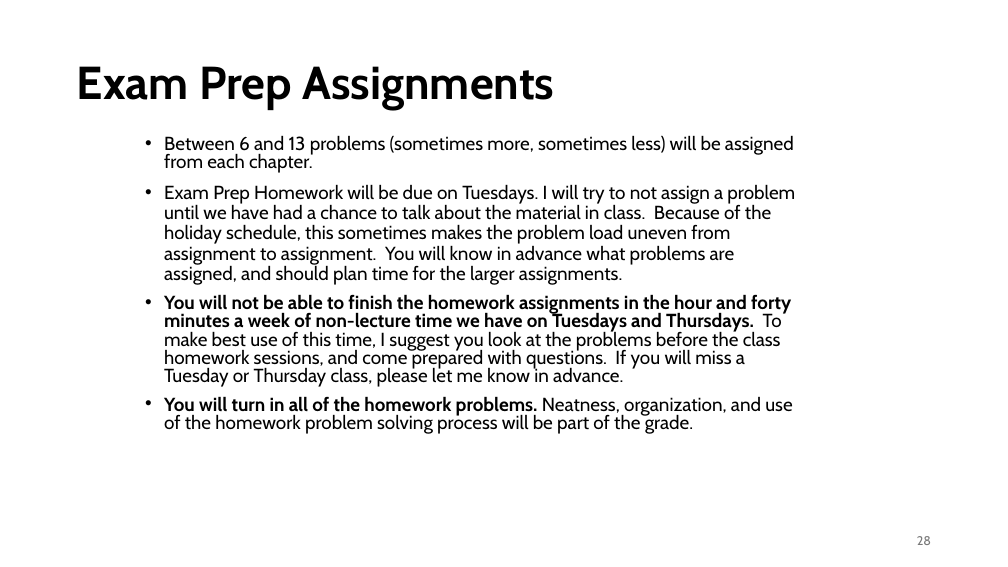
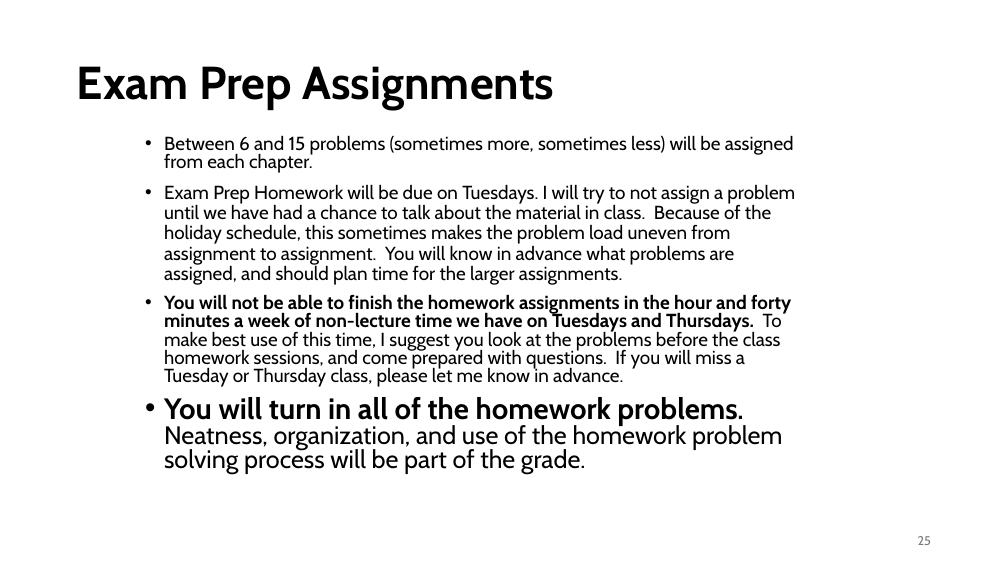
Before and after one commit to rtlines/Introductory-Physics-II, a slide deck: slide 25 of Lecture_Slides/PH 123 Lecture 01.pptx (slide 28 before the commit). Drawn at 1008x567 pixels with LibreOffice and Linux fonts; fonts in the diff are those of the drawing. Boxes give left, top, right and bottom in pixels: in the first picture for what was removed or moved away, otherwise in the second. Text is boxed around its words. In the diff, an @@ line names an element or a change of style, - is before the commit and + after.

```diff
--- a/Lecture_Slides/PH 123 Lecture 01.pptx
+++ b/Lecture_Slides/PH 123 Lecture 01.pptx
@@ text at bbox=[164, 135, 794, 173]: text changed @@
-• Between 6 and 13 problems (sometimes more, sometimes less) will be assigned from each chapter.
+• Between 6 and 15 problems (sometimes more, sometimes less) will be assigned from each chapter.
@@ text at bbox=[164, 397, 782, 474]: size 18 to 28 pt in "You will turn in all of the ..."; size 18 to 24 pt in "problems. Neatness, organization, and use of the ..." @@
@@ page number at bbox=[918, 536, 931, 545]: text changed @@
-28
+25
```
Also in this commit, not shown: 10 other slides changed, 3 slides added, 2 slides removed, 25 other files.
